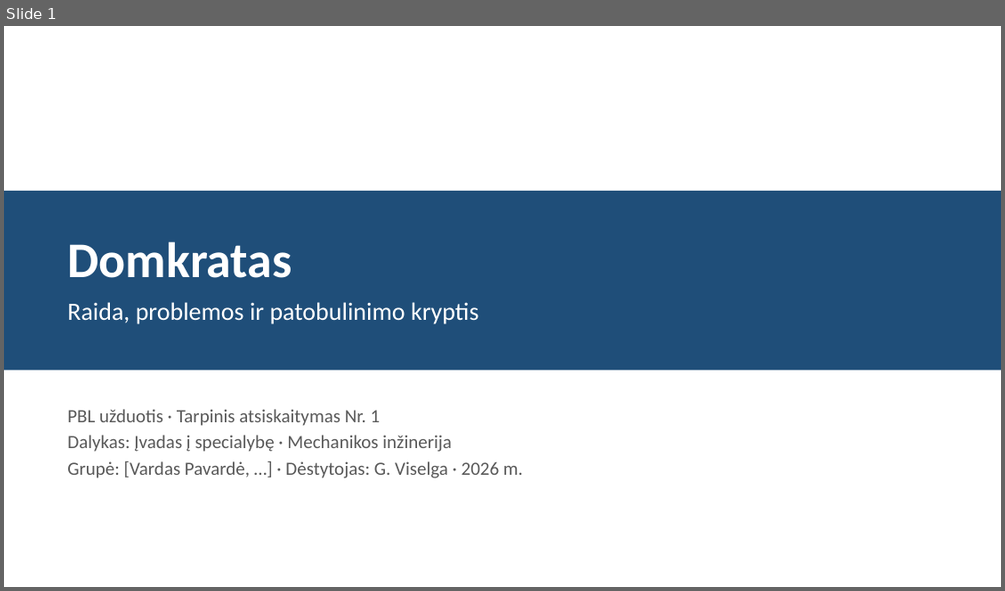
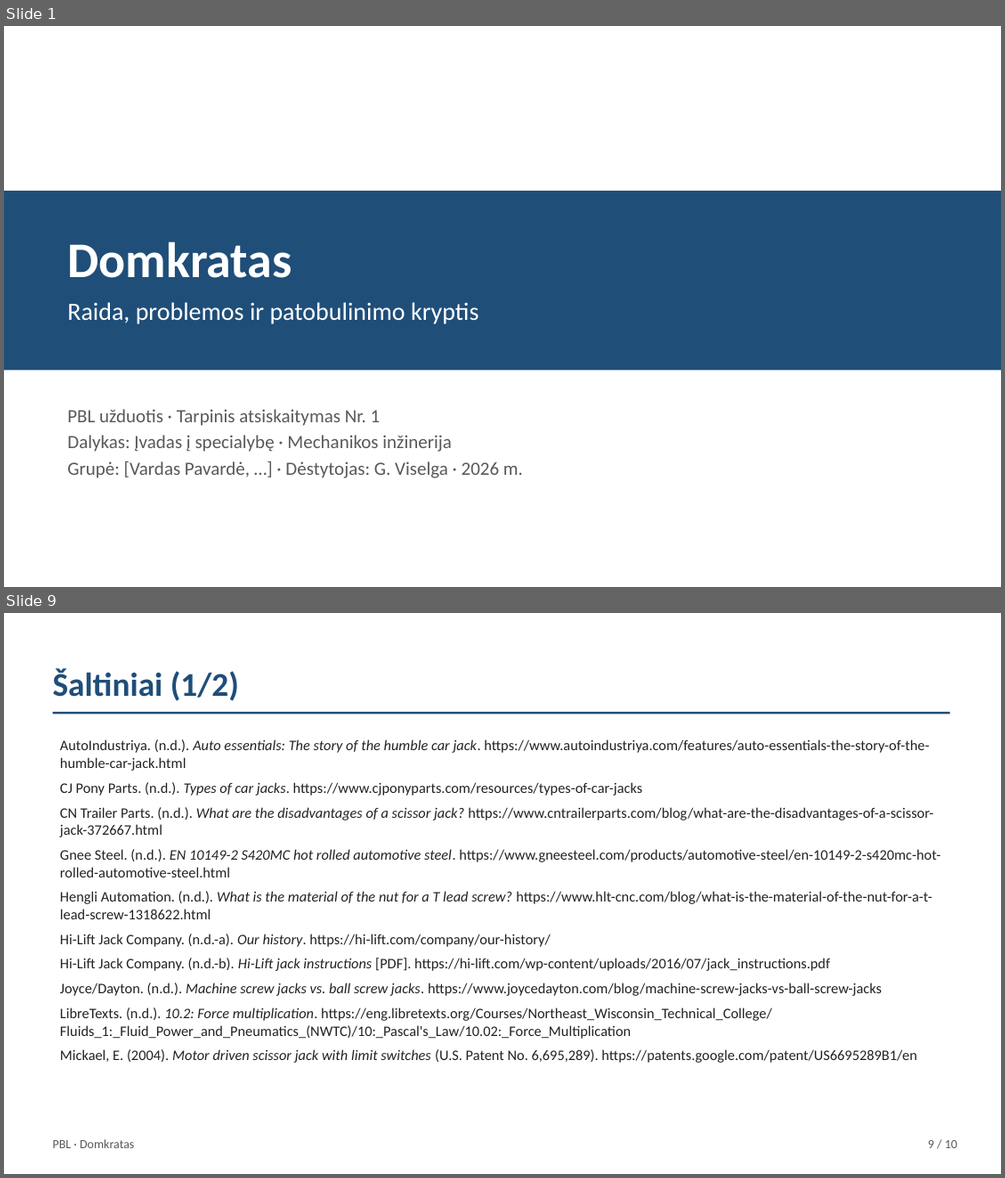
Before and after one commit to Goblinukas-beep/Ye, a slide deck: domkratas-ta1/domkratas-ta1.pptx. Shown one above the other, each under a label of ours: slide 1 before the commit, slides 1 and 9 after it; the slides between them are not shown. The pictures are 1005x591 and 1005x1178 pixels, drawn with LibreOffice and Linux fonts; fonts in the diff are those of the drawing. Boxes give left, top, right and bottom in pixels: in the first picture for what was removed or moved away, otherwise in the second. Text is boxed around its words. In the diff, an @@ line names an element or a change of style, - is before the commit and + after.

```diff
--- a/domkratas-ta1/domkratas-ta1.pptx
+++ b/domkratas-ta1/domkratas-ta1.pptx
@@ slide 9 added at box(4, 613, 1001, 1174), background #FFFFFF @@
@@ text added at box(53, 668, 239, 701), 32 pt, text #1F4E79, bold @@
+Šaltiniai (1/2)
@@ rectangle added at box(53, 712, 950, 714), fill #1F4E79 @@
@@ text added at box(60, 739, 940, 1062), 14 pt, text #222222 @@
+AutoIndustriya. (n.d.). Auto essentials: The story of the humble car jack. https://www.autoindustriya.com/features/auto-essentials-the-story-of-the-humble-car-jack.html
+CJ Pony Parts. (n.d.). Types of car jacks. https://www.cjponyparts.com/resources/types-of-car-jacks
+CN Trailer Parts. (n.d.). What are the disadvantages of a scissor jack? https://www.cntrailerparts.com/blog/what-are-the-disadvantages-of-a-scissor-jack-372667.html
+Gnee Steel. (n.d.). EN 10149-2 S420MC hot rolled automotive steel. https://www.gneesteel.com/products/automotive-steel/en-10149-2-s420mc-hot-rolled-automotive-steel.html
+Hengli Automation. (n.d.). What is the material of the nut for a T lead screw? https://www.hlt-cnc.com/blog/what-is-the-material-of-the-nut-for-a-t-lead-screw-1318622.html
+Hi-Lift Jack Company. (n.d.-a). Our history. https://hi-lift.com/company/our-history/
+Hi-Lift Jack Company. (n.d.-b). Hi-Lift jack instructions [PDF]. https://hi-lift.com/wp-content/uploads/2016/07/jack_instructions.pdf
+Joyce/Dayton. (n.d.). Machine screw jacks vs. ball screw jacks. https://www.joycedayton.com/blog/machine-screw-jacks-vs-ball-screw-jacks
+LibreTexts. (n.d.). 10.2: Force multiplication. https://eng.libretexts.org/Courses/Northeast_Wisconsin_Technical_College/Fluids_1:_Fluid_Power_and_Pneumatics_(NWTC)/10:_Pascal's_Law/10.02:_Force_Multiplication
+Mickael, E. (2004). Motor driven scissor jack with limit switches (U.S. Patent No. 6,695,289). https://patents.google.com/patent/US6695289B1/en
@@ text added at box(53, 1139, 134, 1148), 12 pt, text #595959 @@
+PBL · Domkratas
@@ text added at box(928, 1140, 957, 1148), 12 pt, text #595959 @@
+9 / 10
```
Also in this commit, not shown: 7 slides changed, 1 other slide added, 1 slide removed, 3 other files.
